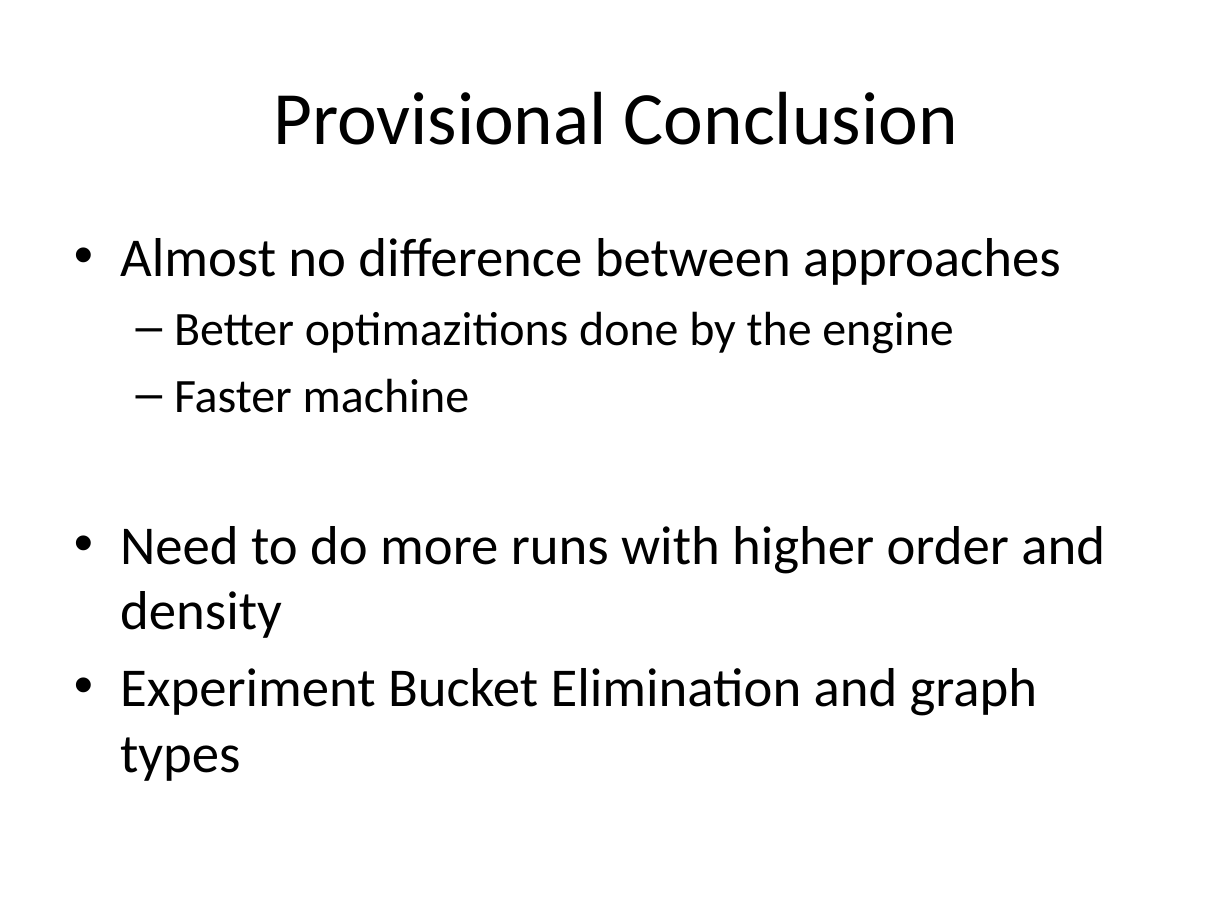
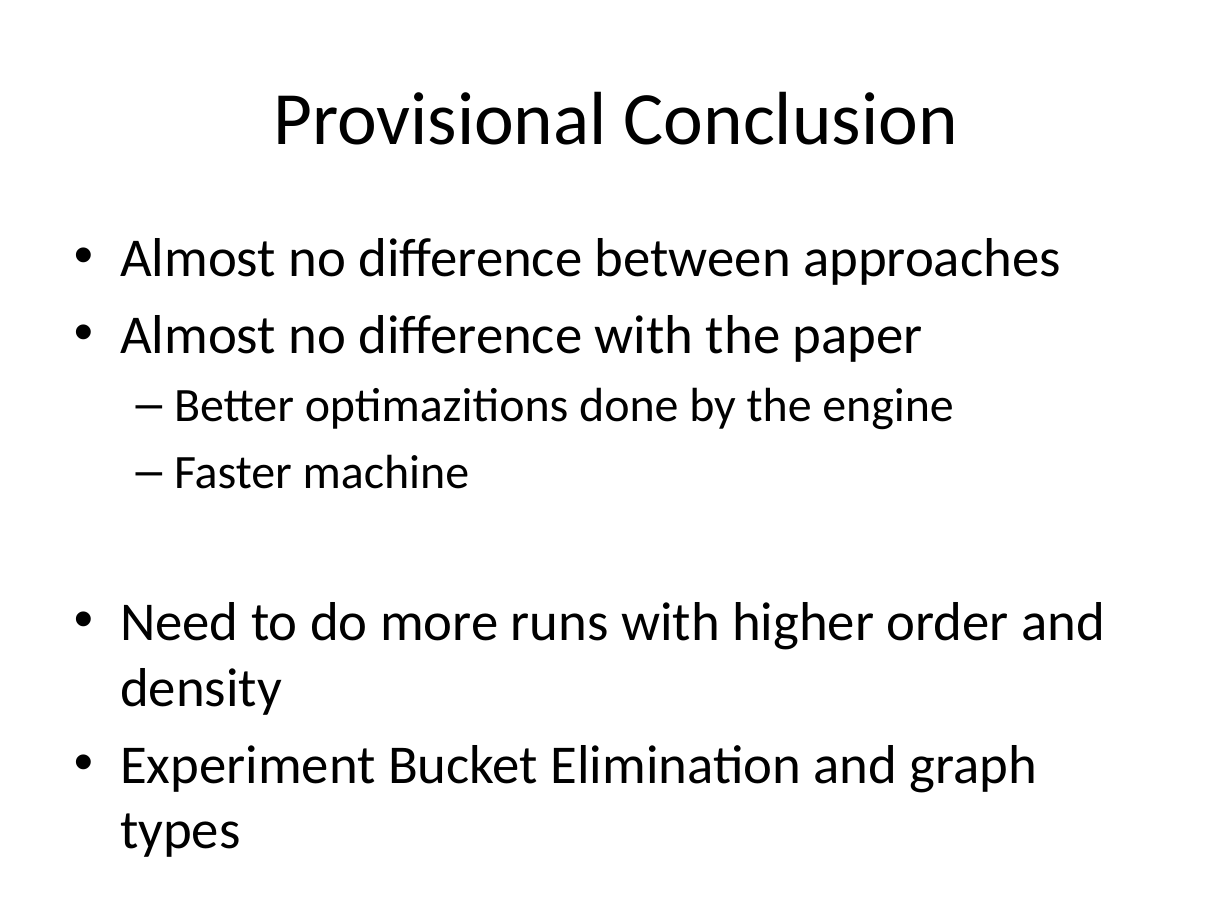
Before and after one commit to JulesWulms/database-technology, a slide deck: slide 21 of Presentation/Presentation1.pptx. Drawn at 1232x924 pixels with LibreOffice and Linux fonts; fonts in the diff are those of the drawing. Boxes give left, top, right and bottom in pixels: in the first picture for what was removed or moved away, otherwise in the second. Text is boxed around its words. In the diff, an @@ line names an element or a change of style, - is before the commit and + after.

```diff
--- a/Presentation/Presentation1.pptx
+++ b/Presentation/Presentation1.pptx
@@ text at (120,315,923,362): paragraph added @@
+• Almost no difference with the paper
```
Also in this commit, not shown: 1 other slide changed.
